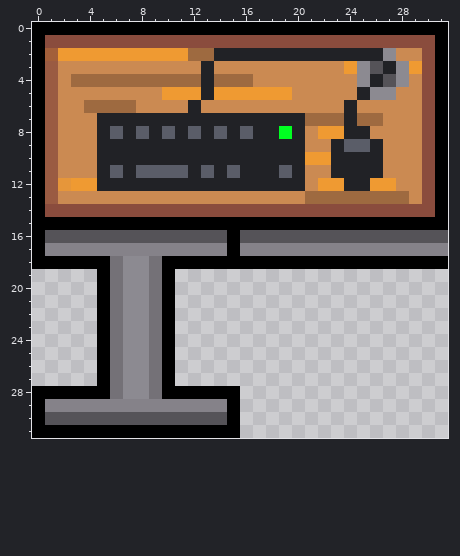
Two states of a pixel-art sprite, gfx/models/desk.png. That is the earlier state.
The file is 32x32 pixels.
Now the later version:
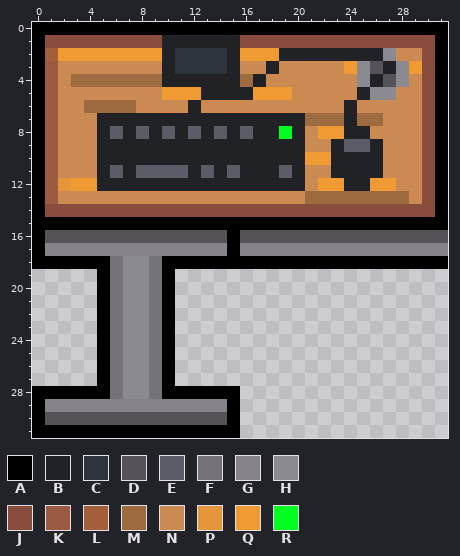
Palette (. is transparent): A #000000  B #212226  C #2c333d  D #555358  E #5a5d68  F #747177  G #858289  H #8c8a91  J #8a4c3d  K #9a5b42  L #a35f3a  M #9e6a40  N #cb8a52  P #e6963a  Q #ef9a32  R #00ff21
Changes in this commit:
The edit turns colour J into colour B in row 1 at x 10 to 15.
The edit turns colour M into colour B in row 4 at x 10 to 12 and 14 to 15.
The edit turns colour N into colour B in row 3 at x 10, 15 and 18; in row 4 at x 17.
The edit turns colour Q into colour B in row 2 at x 10; in row 5 at x 14 to 16.
The edit turns colour B into colour C in row 2 at x 14; in row 3 at x 13.
The edit turns colour M into colour C in row 2 at x 12 to 13.
The edit turns colour N into colour C in row 3 at x 11 to 12 and 14.
The edit turns colour Q into colour C in row 2 at x 11.
The edit turns colour B into colour Q in row 2 at x 16 to 18.
Pixel boxes of the changes (left, top, right, bottom) in both pictures:
changed: (162, 35, 279, 100)
